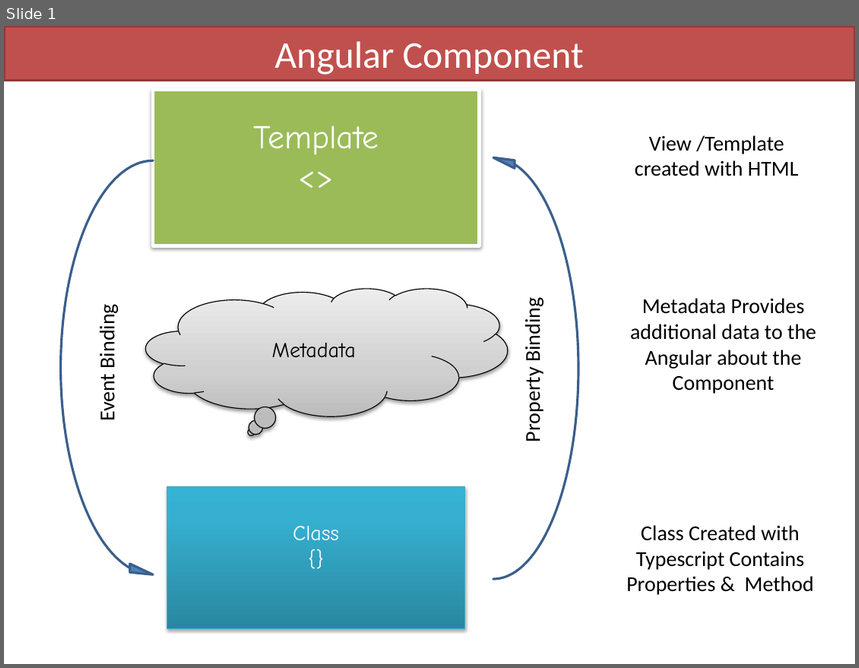
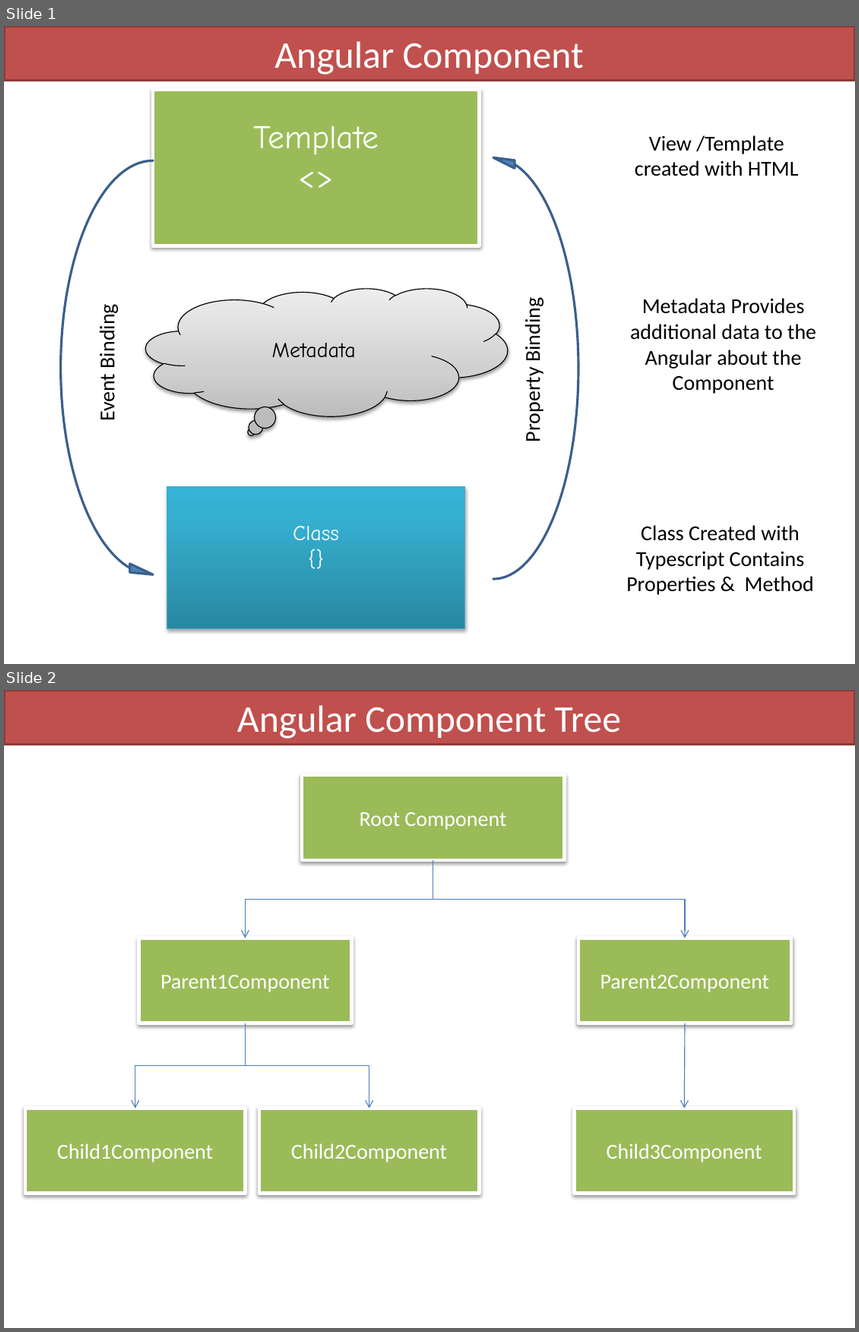
Before and after one commit to tekTutorialsHub/Angular2-Tutorial, a slide deck: Resources/ppt.pptx. Shown one above the other, each under a label of ours: slide 1 before the commit, slides 1 and 2 after it. The pictures are 859x668 and 859x1332 pixels, drawn with LibreOffice and Linux fonts; fonts in the diff are those of the drawing. Boxes give left, top, right and bottom in pixels: in the first picture for what was removed or moved away, otherwise in the second. Text is boxed around its words. In the diff, an @@ line names an element or a change of style, - is before the commit and + after.

```diff
--- a/Resources/ppt.pptx
+++ b/Resources/ppt.pptx
@@ slide 2 added at <box>4,690,855,1328</box>, background #FFFFFF @@
@@ rectangle added at <box>4,690,855,745</box>, fill #C0504D, outline #8E3B39 2 pt, 32 pt, text #FFFFFF @@
+Angular Component Tree
@@ rectangle added at <box>302,775,564,860</box>, fill #9BBB59, outline #FFFFFF 3 pt, 18 pt, text #FFFFFF @@
+Root Component
@@ elbow arrow added from (433, 860) to (245, 939), #4B7EBC 0.75 pt @@
@@ elbow arrow added from (433, 860) to (685, 939), #4B7EBC 0.75 pt @@
@@ rectangle added at <box>139,939,351,1024</box>, fill #9BBB59, outline #FFFFFF 3 pt, 18 pt, text #FFFFFF @@
+Parent1Component
@@ rectangle added at <box>579,939,791,1024</box>, fill #9BBB59, outline #FFFFFF 3 pt, 18 pt, text #FFFFFF @@
+Parent2Component
@@ elbow arrow added from (245, 1024) to (135, 1109), #4B7EBC 0.75 pt @@
@@ elbow arrow added from (245, 1024) to (369, 1109), #4B7EBC 0.75 pt @@
@@ arrow added from (685, 1024) to (684, 1109), #4B7EBC 0.75 pt @@
@@ rectangle added at <box>25,1109,245,1194</box>, fill #9BBB59, outline #FFFFFF 3 pt, 18 pt, text #FFFFFF @@
+Child1Component
@@ rectangle added at <box>259,1109,479,1194</box>, fill #9BBB59, outline #FFFFFF 3 pt, 18 pt, text #FFFFFF @@
+Child2Component
@@ rectangle added at <box>574,1109,794,1194</box>, fill #9BBB59, outline #FFFFFF 3 pt, 18 pt, text #FFFFFF @@
+Child3Component
```
Also in this commit, not shown: 2 other slides added, 5 other files.
